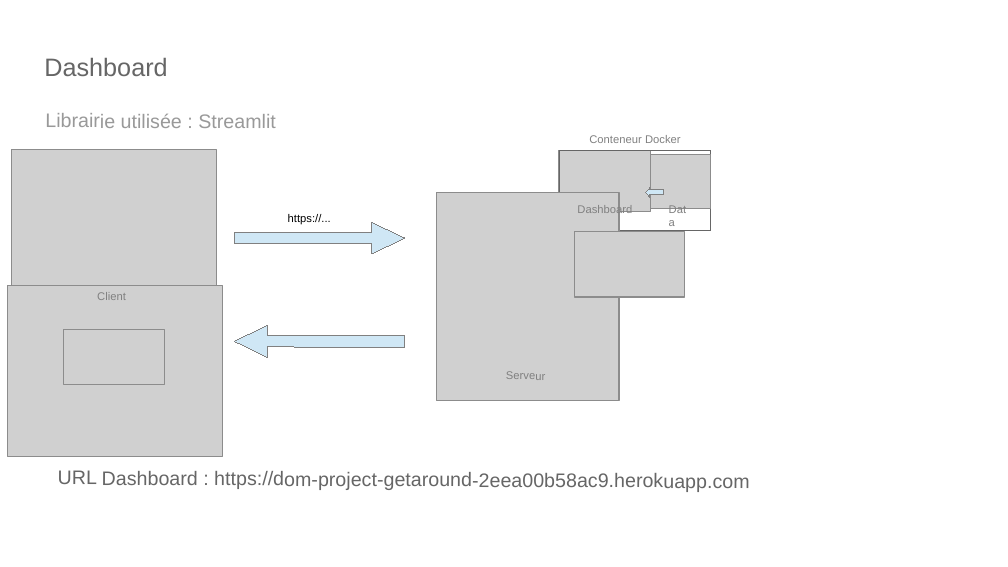
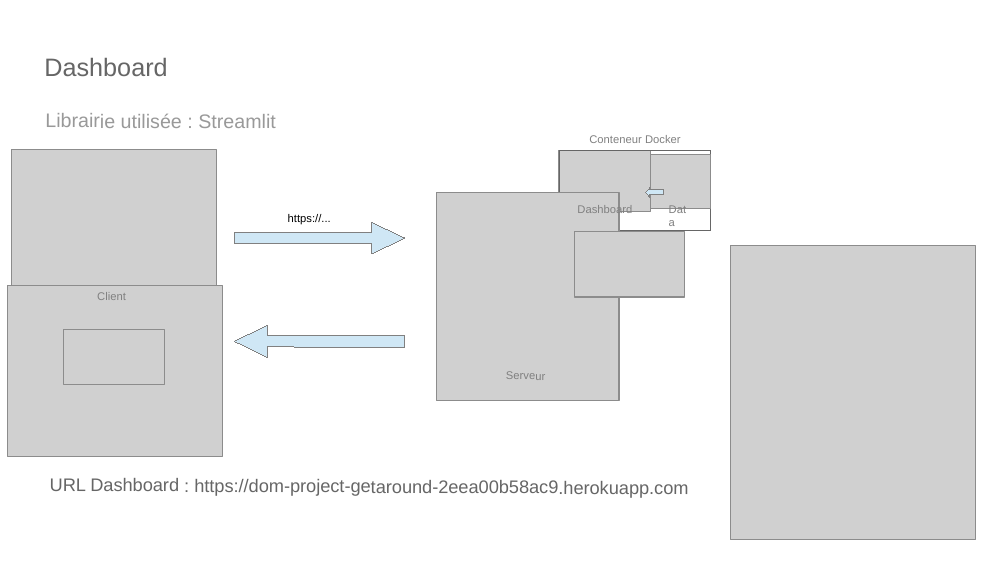
Before and after one commit to dourmiah/Getaround, a slide deck: slide 6 of Getaround_Presentation.odp. Drawn at 1008x567 pixels with LibreOffice and Linux fonts; fonts in the diff are those of the drawing; grey boxes stand for pictures. Boxes give left, top, right and bottom in pixels: in the first picture for what was removed or moved away, otherwise in the second. Text is boxed around its words. In the diff, an @@ line names an element or a change of style, - is before the commit and + after.

```diff
--- a/Getaround_Presentation.odp
+++ b/Getaround_Presentation.odp
@@ picture added at [730, 246, 976, 539] @@
@@ text "URL Dashboard : https://dom-project-getaround-2eea00b58ac9.h ...": place and size @@
-text "URL Dashboard : https://dom-project-getaround-2eea00b58ac9.h ..." at [58, 470, 749, 492]
+text "URL Dashboard : https://dom-project-getaround-2eea00b58ac9.h ..." at [50, 478, 688, 498]
@@ text "URL Dashboard : https://dom-project-getaround-2eea00b58ac9.h ..." at [50, 478, 688, 498]: size 14 to 13 pt @@
```
Also in this commit, not shown: 2 other slides changed, 1 other file.
